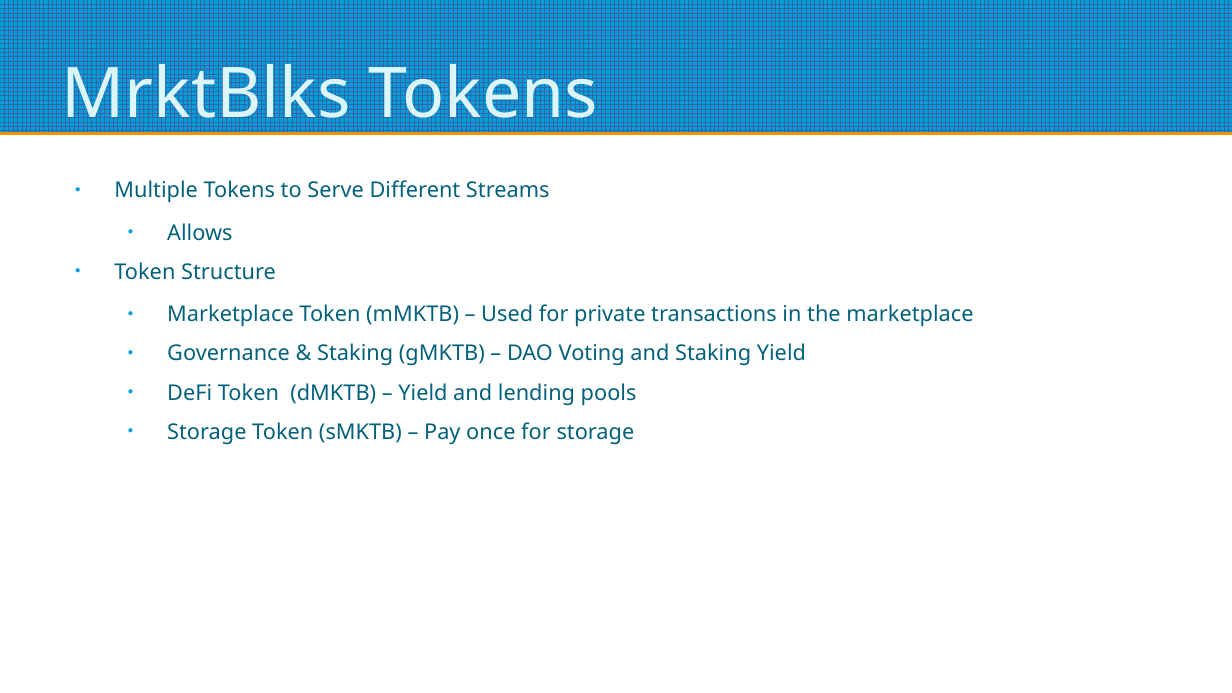
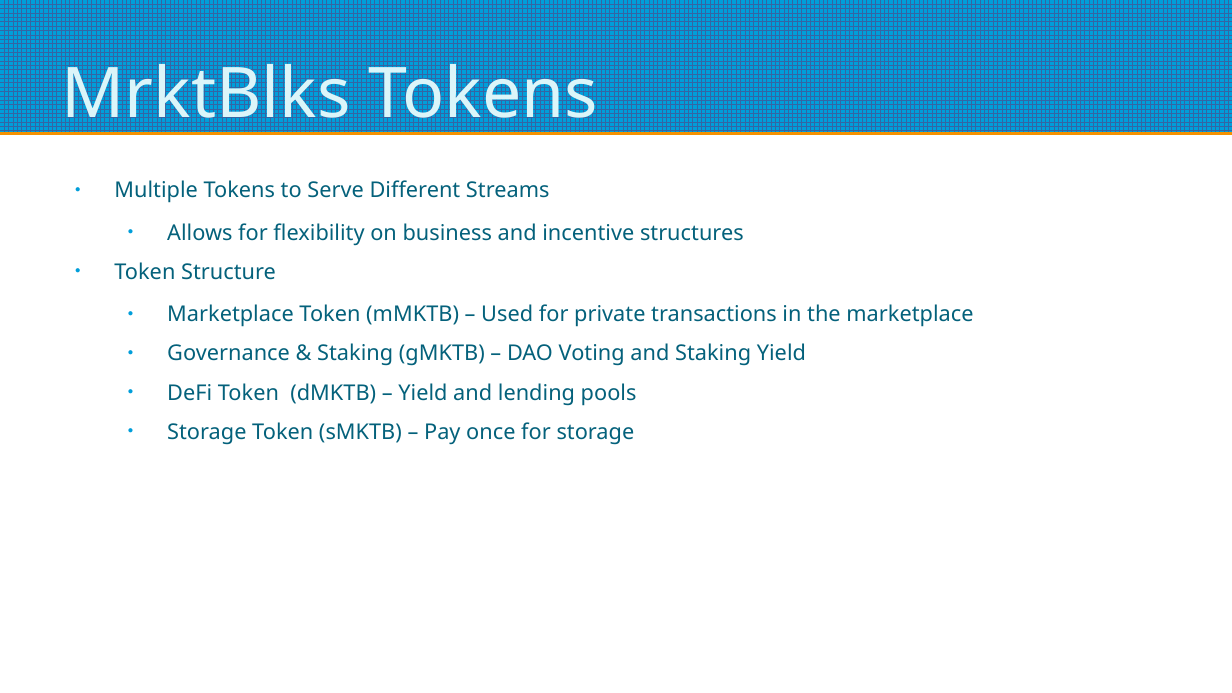
Before and after one commit to alaktrak/coinnect, a slide deck: slide 5 of presentation/Mrktblcks-Token-Presentation.pptx. Drawn at 1232x693 pixels with LibreOffice and Linux fonts; fonts in the diff are those of the drawing. Boxes give left, top, right and bottom in pixels: in the first picture for what was removed or moved away, otherwise in the second. Text is boxed around its words. In the diff, an @@ line names an element or a change of style, - is before the commit and + after.

```diff
--- a/presentation/Mrktblcks-Token-Presentation.pptx
+++ b/presentation/Mrktblcks-Token-Presentation.pptx
@@ text at <box>167,223,744,246</box>: text changed @@
-  ● Allows
+  ● Allows for flexibility on business and incentive structures
```
Also in this commit, not shown: 4 other slides changed, 5 slides added, 6 other files.
